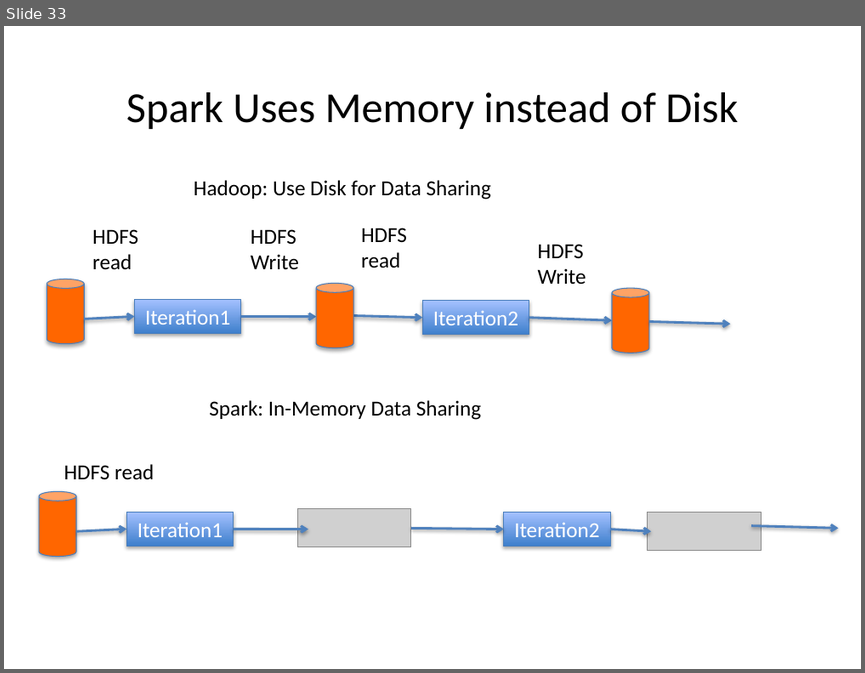
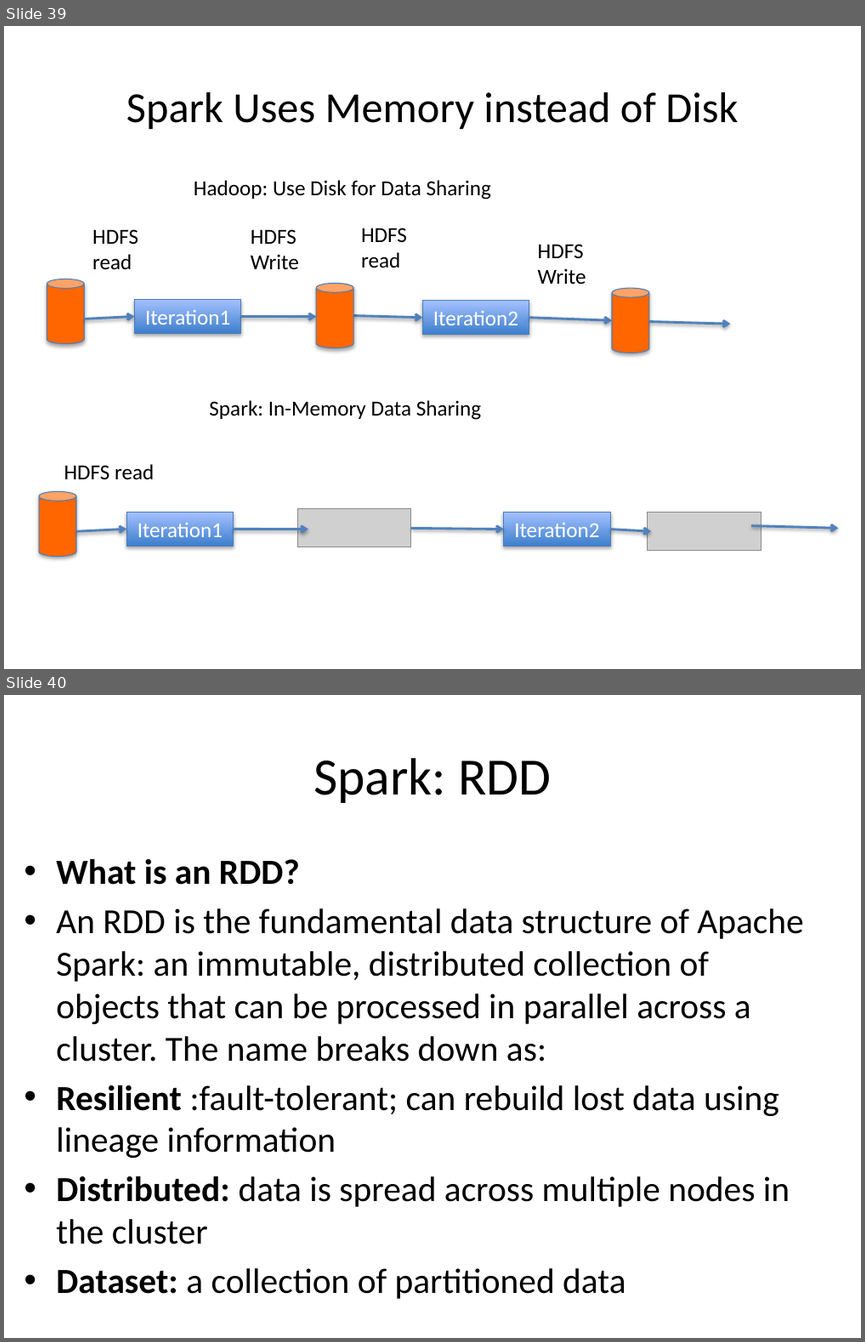
Before and after one commit to baloch838/Cloud_Computing_Lectures, a slide deck: Week 14.pptx. Shown one above the other, each under a label of ours: slide 33 before the commit, slides 39 and 40 after it. The pictures are 865x673 and 865x1342 pixels, drawn with LibreOffice and Linux fonts; fonts in the diff are those of the drawing; grey boxes stand for pictures. Boxes give left, top, right and bottom in pixels: in the first picture for what was removed or moved away, otherwise in the second. Text is boxed around its words. In the diff, an @@ line names an element or a change of style, - is before the commit and + after.

```diff
--- a/Week 14.pptx
+++ b/Week 14.pptx
@@ slide 40 added at (4,695,861,1338), background #FFFFFF @@
@@ title added at (313,758,551,803), 44 pt, text #000000 @@
+Spark: RDD
@@ text added at (56,859,803,1299), 29.6 pt, text #000000 @@
+• What is an RDD?
+• An RDD is the fundamental data structure of Apache Spark: an immutable, distributed collection of objects that can be processed in parallel across a cluster. The name breaks down as:
+• Resilient :fault-tolerant; can rebuild lost data using lineage information
+• Distributed: data is spread across multiple nodes in the cluster
+• Dataset: a collection of partitioned data
@@ what was slide 33 is now slide 39 @@
```
Also in this commit, not shown: 1 slide changed, 12 other slides added, 1 slide removed, 1 other file.
